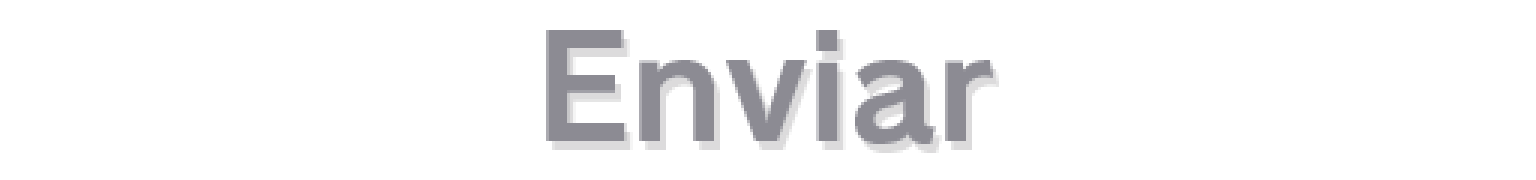
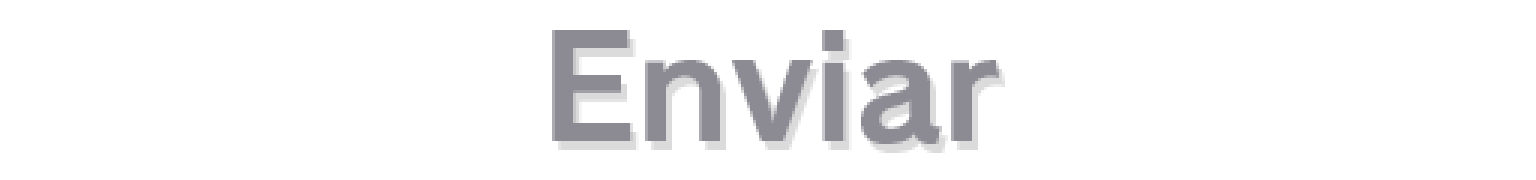
Layered file, before and after one edit (w=1536, h=180). Changes by layer:
added layer "Enviar Fix" above "Enviar" over (x1=552, y1=30, x2=999, y2=144)
hid "Enviar" over (x1=546, y1=30, x2=993, y2=144)
